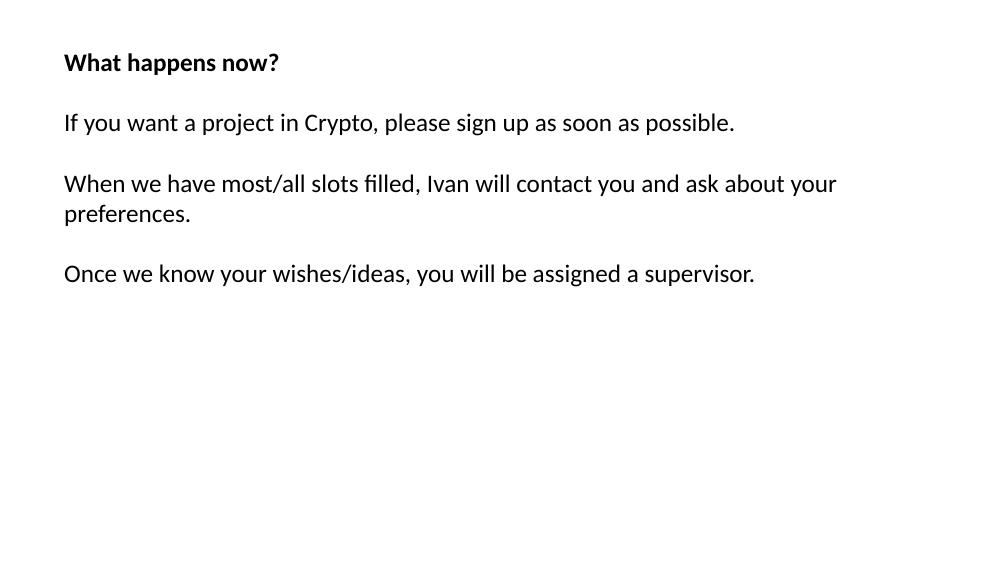
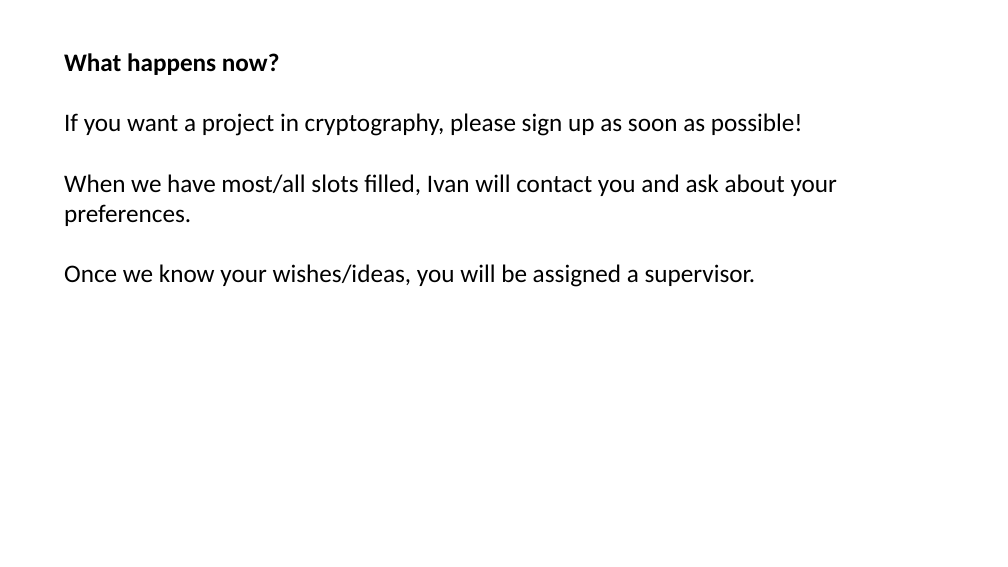
Before and after one commit to IntProgAU/Materiale, a slide deck: slide 3 of web/b25/presentations/CryptographyAndSecurity.pptx. Drawn at 1008x567 pixels with LibreOffice and Linux fonts; fonts in the diff are those of the drawing. Boxes give left, top, right and bottom in pixels: in the first picture for what was removed or moved away, otherwise in the second. Text is boxed around its words. In the diff, an @@ line names an element or a change of style, - is before the commit and + after.

```diff
--- a/web/b25/presentations/CryptographyAndSecurity.pptx
+++ b/web/b25/presentations/CryptographyAndSecurity.pptx
@@ text at [64,113,803,136]: text changed @@
-If you want a project in Crypto, please sign up as soon as possible.
+If you want a project in cryptography, please sign up as soon as possible!
```
Also in this commit, not shown: 2 other slides changed.
